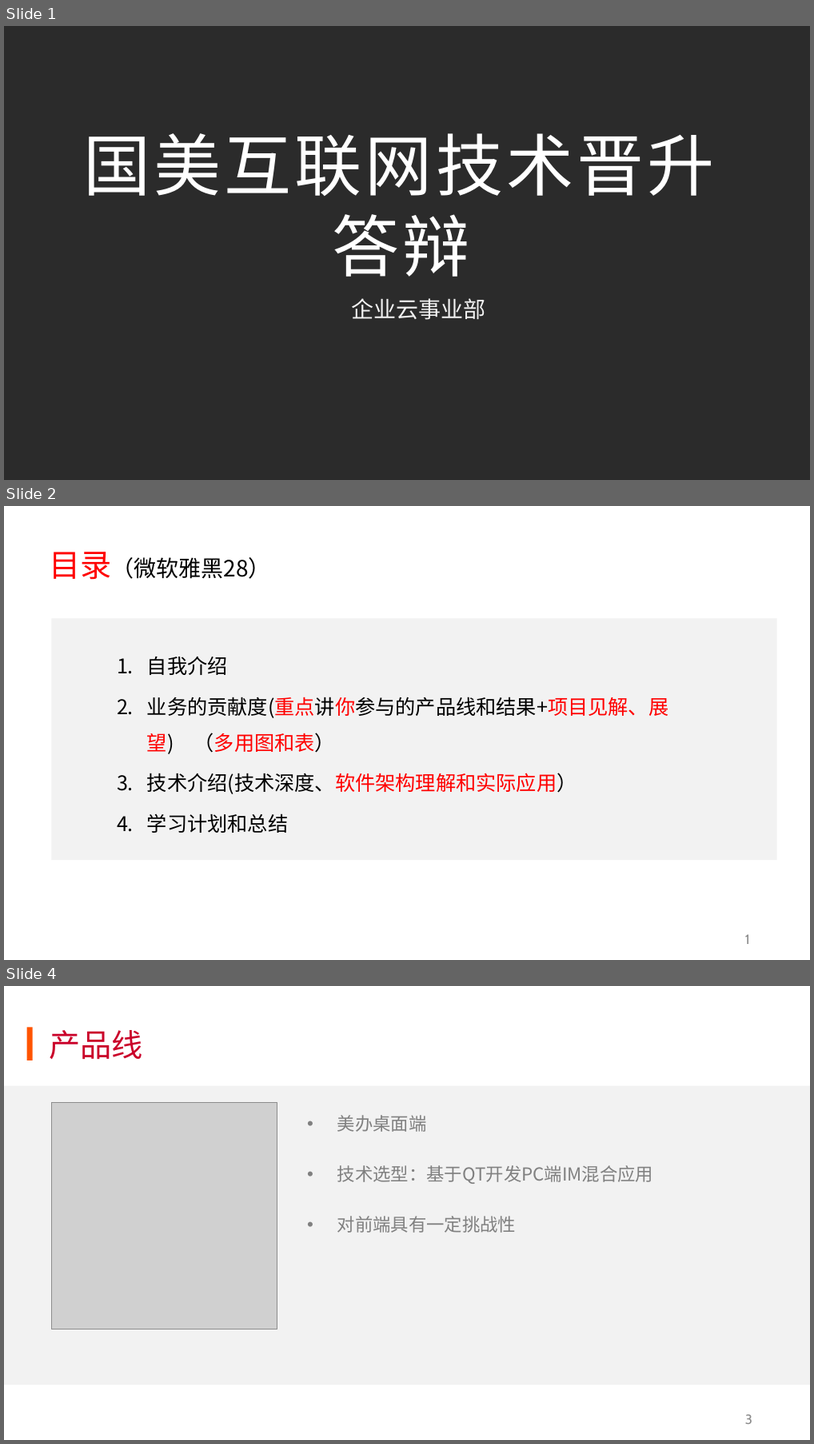
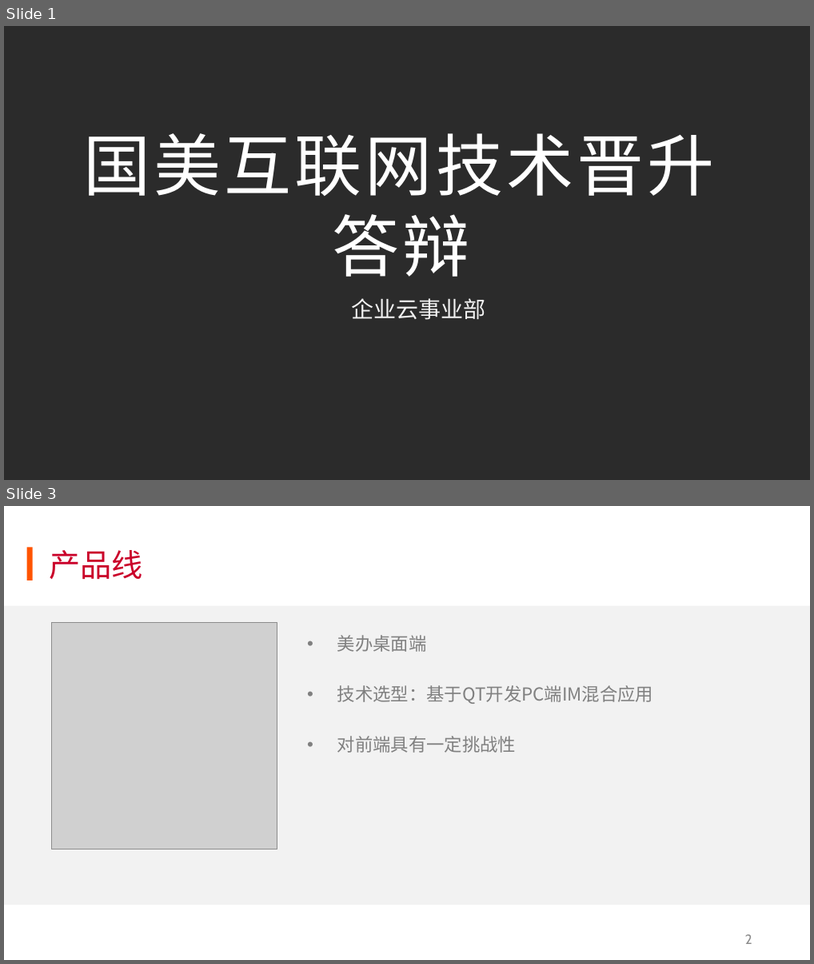
Before and after one commit to KuiShang/skilTree, a slide deck: 国美互联网PPT答辩-尚魁.pptx. Shown one above the other, each under a label of ours: slides 1, 2 and 4 before the commit, slides 1 and 3 after it; the slides between them are not shown. The pictures are 814x1444 and 814x964 pixels, drawn with LibreOffice and Linux fonts; fonts in the diff are those of the drawing; grey boxes stand for pictures; background and template pictures are left out; a plain dark background stands for a picture behind light text. Boxes give left, top, right and bottom in pixels: in the first picture for what was removed or moved away, otherwise in the second. Text is boxed around its words. In the diff, an @@ line names an element or a change of style, - is before the commit and + after.

```diff
--- a/国美互联网PPT答辩-尚魁.pptx
+++ b/国美互联网PPT答辩-尚魁.pptx
@@ slide 2 removed at (x1=4, y1=506, x2=810, y2=960), background #FFFFFF @@
@@ title removed at (x1=49, y1=552, x2=270, y2=580) @@
-目录（微软雅黑28）
@@ rectangle removed at (x1=51, y1=618, x2=778, y2=860) @@
@@ text removed at (x1=147, y1=656, x2=670, y2=832) @@
-1. 自我介绍
-2. 业务的贡献度(重点讲你参与的产品线和结果+项目见解、展望) （多用图和表）
-3. 技术介绍(技术深度、软件架构理解和实际应用）
-4. 学习计划和总结
@@ page number removed at (x1=746, y1=934, x2=750, y2=944) @@
-1
@@ what was slide 4 is now slide 3 @@
@@ page number at (x1=746, y1=934, x2=753, y2=944): text changed @@
-3
+2
```
Also in this commit, not shown: 3 slides changed, 1 other slide removed.
